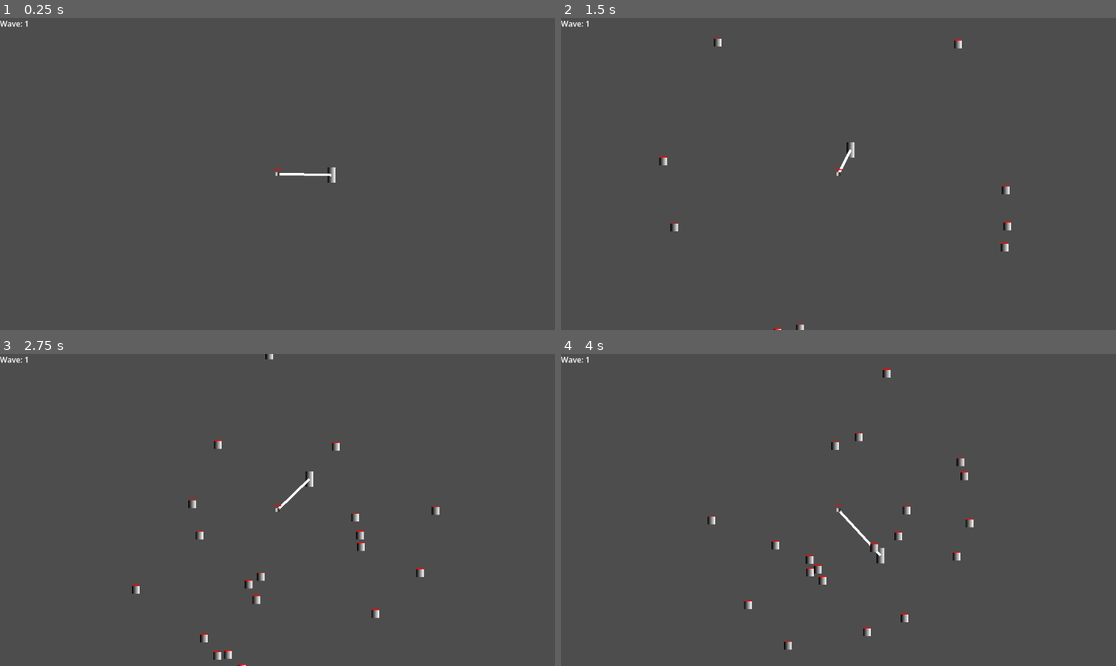
Above: before the commit, frames 1-4 (two rows, left to right).
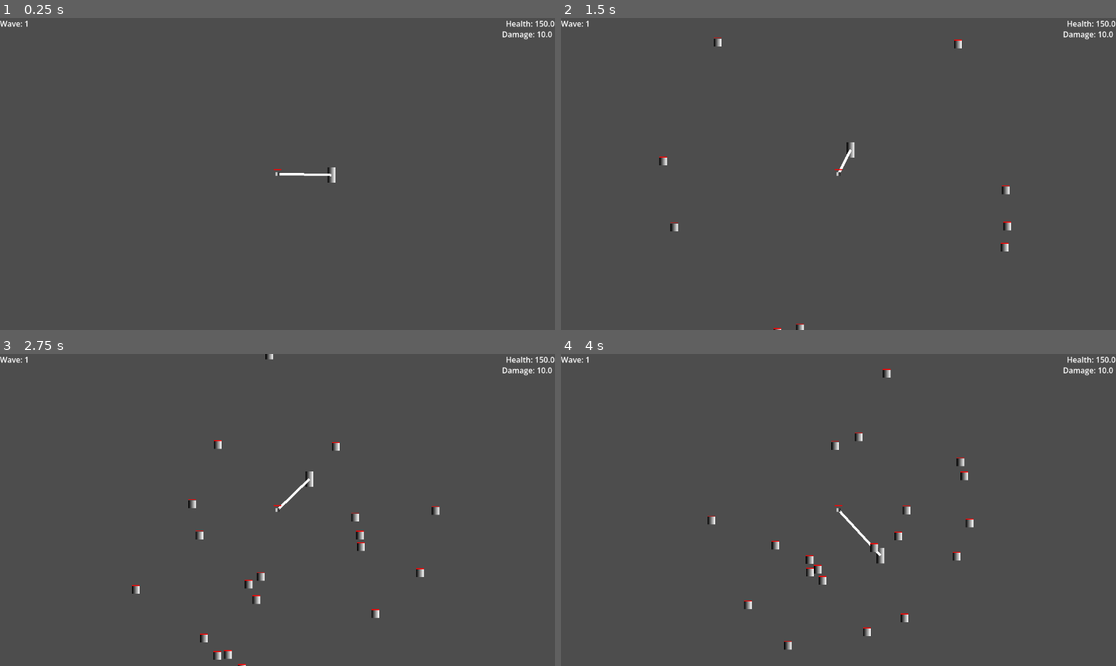
Above: after the commit, the same moments.

Repository: Blulow/majorjam
Game: Godot game, scene res://scenes/game.tscn
The game is run twice, just before and just after one commit, with the same random seed, the same clock (stepped at 60 frames per second) and the same inputs.
Inputs:
- Up to frame 1 (0.25 s): no input
- Up to frame 2 (1.5 s): hold Right (right) from 0.53 s (still down); tap Shift (dash) at 0.6, 1.35 s; tap Up (up) at 0.77 s
- Up to frame 3 (2.75 s): tap Up (up) at 1.52 s; release Right (right) at 2.03 s; hold Left (left) from 2.03 s (still down); tap Shift (dash) at 2.1 s
- Up to frame 4 (4 s): release Left (left) at 2.78 s; hold Right (right) from 2.78 s (still down); tap Shift (dash) at 2.85, 3.6 s; tap Up (up) at 3.02, 3.77 s

The runs differ from the first frame. In frame 1, 0.2% of the frame differs, in the area x 90-100%, y 0-7%; in frame 2, 0.2%; in frame 3, 0.2%; in frame 4, 0.2%, in the area x 50-100%, y 0-49%.

Commit message:
add: build system

Diff:
--- /dev/null
+++ b/assets/resources/builds/attack_increase.tres
@@ -0,0 +1,15 @@
+[gd_resource type="Resource" script_class="Build" format=3 uid="uid://dxr7wacyawqql"]
+
+[ext_resource type="Script" uid="uid://bhpno1aow3pps" path="res://scripts/build/build_effects/build_effect.gd" id="1_q1urd"]
+[ext_resource type="Script" uid="uid://daelugdpvf7sv" path="res://scripts/build/build.gd" id="2_8wxjd"]
+[ext_resource type="Script" uid="uid://w11si1m6ucay" path="res://scripts/build/build_effects/attack_modifier.gd" id="2_uj08s"]
+
+[sub_resource type="Resource" id="Resource_tjw3m"]
+script = ExtResource("2_uj08s")
+modifier = 0.5
+metadata/_custom_type_script = "uid://w11si1m6ucay"
+
+[resource]
+script = ExtResource("2_8wxjd")
+effects = Array[ExtResource("1_q1urd")]([SubResource("Resource_tjw3m")])
+metadata/_custom_type_script = "uid://daelugdpvf7sv"
--- /dev/null
+++ b/assets/resources/builds/health_boost.tres
@@ -0,0 +1,15 @@
+[gd_resource type="Resource" script_class="Build" format=3 uid="uid://m74orx87t04i"]
+
+[ext_resource type="Script" uid="uid://bhpno1aow3pps" path="res://scripts/build/build_effects/build_effect.gd" id="1_6ipfj"]
+[ext_resource type="Script" uid="uid://cwel8nx5xp4lh" path="res://scripts/build/build_effects/health_modifier.gd" id="2_6ipfj"]
+[ext_resource type="Script" uid="uid://daelugdpvf7sv" path="res://scripts/build/build.gd" id="3_du47r"]
+
+[sub_resource type="Resource" id="Resource_grffh"]
+script = ExtResource("2_6ipfj")
+modifier = 0.5
+metadata/_custom_type_script = "uid://cwel8nx5xp4lh"
+
+[resource]
+script = ExtResource("3_du47r")
+effects = Array[ExtResource("1_6ipfj")]([SubResource("Resource_grffh")])
+metadata/_custom_type_script = "uid://daelugdpvf7sv"
--- a/scenes/anchor.tscn
+++ b/scenes/anchor.tscn
@@ -45,3 +45,4 @@
 health = NodePath("../Health")
 
 [connection signal="died" from="Health" to="." method="_on_health_died"]
+[connection signal="hit" from="Health" to="." method="_on_health_hit"]
--- /dev/null
+++ b/scenes/components/build/build_applier.tscn
@@ -0,0 +1,6 @@
+[gd_scene format=3 uid="uid://clofs0ee5j5n6"]
+
+[ext_resource type="Script" uid="uid://cqyphio0fw8j3" path="res://scripts/build/build_applier.gd" id="1_6cwsr"]
+
+[node name="BuildApplier" type="Node2D" unique_id=1250477952]
+script = ExtResource("1_6cwsr")
--- a/scenes/game.tscn
+++ b/scenes/game.tscn
@@ -11,20 +11,44 @@
 [ext_resource type="Script" uid="uid://evrwgbfuh4eb" path="res://scripts/wave_patterns/wave_pattern.gd" id="9_vtaks"]
 [ext_resource type="Resource" uid="uid://bdlckvp1g8po0" path="res://assets/resources/wave_patterns/wave_1.tres" id="10_kvpfn"]
 [ext_resource type="Script" uid="uid://ddx3257dph5nn" path="res://scripts/game_menu.gd" id="11_kvpfn"]
+[ext_resource type="PackedScene" uid="uid://clofs0ee5j5n6" path="res://scenes/components/build/build_applier.tscn" id="12_kvuet"]
 
 [node name="Game" type="Node2D" unique_id=1213886240]
 
 [node name="Camera2D" type="Camera2D" parent="." unique_id=3078971]
 zoom = Vector2(0.5, 0.5)
 
-[node name="CanvasLayer" type="CanvasLayer" parent="." unique_id=1201282571 node_paths=PackedStringArray("wave_manager")]
+[node name="CanvasLayer" type="CanvasLayer" parent="." unique_id=1201282571 node_paths=PackedStringArray("wave_manager", "anchor", "rope", "player")]
 script = ExtResource("11_kvpfn")
 wave_manager = NodePath("../WaveManager")
+anchor = NodePath("../Arena/Anchor")
+rope = NodePath("../Arena/Rope")
+player = NodePath("../Arena/Player")
 
 [node name="WaveLabel" type="Label" parent="CanvasLayer" unique_id=1563016323]
 offset_right = 40.0
 offset_bottom = 23.0
 text = "Wave: 9999"
+
+[node name="HealthLabel" type="Label" parent="CanvasLayer" unique_id=462564084]
+anchors_preset = 1
+anchor_left = 1.0
+anchor_right = 1.0
+offset_left = -40.0
+offset_bottom = 23.0
+grow_horizontal = 0
+text = "Health: 9999"
+
+[node name="DamageLabel" type="Label" parent="CanvasLayer" unique_id=1844383330]
+anchors_preset = 1
+anchor_left = 1.0
+anchor_right = 1.0
+offset_left = -110.0
+offset_top = 22.0
+offset_right = -1.0
+offset_bottom = 45.0
+grow_horizontal = 0
+text = "Damage: 9999"
 
 [node name="Arena" type="Node2D" parent="." unique_id=1321402845]
 
@@ -42,9 +66,10 @@
 body = NodePath("..")
 body_controller = NodePath("../BodyController")
 
-[node name="Rope" parent="Arena" unique_id=1075735704 node_paths=PackedStringArray("obj1", "obj2") instance=ExtResource("4_lbhrr")]
+[node name="Rope" parent="Arena" unique_id=1075735704 node_paths=PackedStringArray("obj1", "obj2", "build_applier") instance=ExtResource("4_lbhrr")]
 obj1 = NodePath("../Player")
 obj2 = NodePath("../Anchor/RopeEnd")
+build_applier = NodePath("../../BuildApplier")
 
 [node name="Anchor" parent="Arena" unique_id=2015515689 instance=ExtResource("3_lnu2h")]
 
@@ -54,7 +79,13 @@
 [node name="EnemySpawner" parent="." unique_id=1446661225 node_paths=PackedStringArray("arena") instance=ExtResource("7_gee14")]
 arena = NodePath("../Arena")
 
-[node name="WaveManager" type="Node2D" parent="." unique_id=973769624 node_paths=PackedStringArray("enemy_spawner")]
+[node name="WaveManager" type="Node2D" parent="." unique_id=973769624 node_paths=PackedStringArray("enemy_spawner", "build_applier")]
 script = ExtResource("8_gee14")
 wave_patterns = Array[ExtResource("9_vtaks")]([ExtResource("10_kvpfn")])
 enemy_spawner = NodePath("../EnemySpawner")
+build_applier = NodePath("../BuildApplier")
+
+[node name="BuildApplier" parent="." unique_id=1250477952 node_paths=PackedStringArray("player", "rope", "anchor") instance=ExtResource("12_kvuet")]
+player = NodePath("../Arena/Player")
+rope = NodePath("../Arena/Rope")
+anchor = NodePath("../Arena/Anchor")
--- a/scenes/rope.tscn
+++ b/scenes/rope.tscn
@@ -31,3 +31,5 @@
 shape = SubResource("RectangleShape2D_5djw0")
 script = ExtResource("6_5djw0")
 rope_line = NodePath("../../RopeLine")
+
+[connection signal="area_entered" from="Hitbox" to="." method="_on_hitbox_area_entered"]
--- a/scripts/anchor.gd
+++ b/scripts/anchor.gd
@@ -1,4 +1,7 @@
 extends StaticBody2D
+class_name Anchor
+
+signal hit
 
 func _on_health_died() -> void:
 	if $RopeEnd:
@@ -6,3 +9,6 @@
 		$RopeEnd.reparent(get_node(".."))
 
 	queue_free()
+
+func _on_health_hit() -> void:
+	hit.emit()
--- /dev/null
+++ b/scripts/build/build.gd
@@ -0,0 +1,4 @@
+extends Resource
+class_name Build
+
+@export var effects: Array[BuildEffect]
--- /dev/null
+++ b/scripts/build/build_applier.gd
@@ -0,0 +1,24 @@
+extends Node2D
+class_name BuildApplier
+
+@export var build: Build
+@export var player: CharacterBody2D
+@export var rope: Rope
+@export var anchor: Anchor
+
+func apply_build(_build: Build):
+	build = _build
+	for effect: BuildEffect in build.effects:
+		var context: CombatContext = CombatContext.new()
+		context.player = player
+		context.rope = rope
+		context.anchor = anchor
+		effect.on_added(context)
+
+func on_hit(context: CombatContext):
+	for effect: BuildEffect in build.effects:
+		effect.on_hit(context)
+
+func on_tick(context: CombatContext):
+	for effect: BuildEffect in build.effects:
+		effect.on_tick(context)
--- /dev/null
+++ b/scripts/build/build_effects/attack_modifier.gd
@@ -0,0 +1,8 @@
+extends BuildEffect
+class_name AttackModifier
+
+@export var modifier: float = 0.1
+
+func on_added(context: CombatContext):
+	var hitbox: Hitbox = context.rope.get_node("Hitbox")
+	hitbox.damage_amount *= modifier + 1
--- /dev/null
+++ b/scripts/build/build_effects/build_effect.gd
@@ -0,0 +1,6 @@
+extends Resource
+class_name BuildEffect
+
+func on_added(context: CombatContext): pass
+func on_hit(context: CombatContext): pass
+func on_tick(context: CombatContext): pass
--- /dev/null
+++ b/scripts/build/build_effects/health_modifier.gd
@@ -0,0 +1,8 @@
+extends BuildEffect
+class_name HealthModifier
+
+@export var modifier: float = 0.1
+
+func on_added(context: CombatContext):
+	var health: Health = context.anchor.get_node("Health")
+	health.health *= modifier + 1
--- /dev/null
+++ b/scripts/combat_context.gd
@@ -0,0 +1,8 @@
+extends Resource
+class_name CombatContext
+
+var player
+var rope
+var anchor
+var enemy
+var delta
--- a/scripts/game_menu.gd
+++ b/scripts/game_menu.gd
@@ -1,11 +1,18 @@
 extends CanvasLayer
 
 @export var wave_manager: WaveManager
+@export var anchor: Anchor
+@export var rope: Rope
+@export var player: CharacterBody2D
 
 @onready var wave_label: Label = $WaveLabel
+@onready var health_label: Label = $HealthLabel
+@onready var damage_label: Label = $DamageLabel
 
 func _ready() -> void:
 	wave_manager.wave_start.connect(_on_wave_start)
 
 func _on_wave_start(wave_n: int):
 	wave_label.text = "Wave: " + str(wave_n)
+	health_label.text = "Health: " + str(anchor.get_node("Health").health)
+	damage_label.text = "Damage: " + str(rope.get_node("Hitbox").damage_amount)
--- a/scripts/rope/rope.gd
+++ b/scripts/rope/rope.gd
@@ -4,3 +4,17 @@
 @export var obj1: Node2D
 @export var obj2: Node2D
 var max_length: float = 20.0
+
+@export var build_applier: BuildApplier
+
+func _on_hitbox_area_entered(area: Area2D) -> void:
+	if not area.get_parent() is Enemy: return
+
+	var context: CombatContext = CombatContext.new()
+	context.enemy = area.get_parent()
+	build_applier.on_hit(context)
+
+func _process(delta: float) -> void:
+	var context: CombatContext = CombatContext.new()
+	context.delta = delta
+	build_applier.on_tick(context)
--- a/scripts/wave_manager.gd
+++ b/scripts/wave_manager.gd
@@ -3,6 +3,7 @@
 
 @export var wave_patterns: Array[WavePattern]
 @export var enemy_spawner: EnemySpawner
+@export var build_applier: BuildApplier
 
 signal wave_start(wave_n)
 
@@ -35,4 +36,6 @@
 	enemy_spawner.stat_modifier = wave_pattern.stat_modifier
 	enemy_spawner.active = active
 
+	build_applier.apply_build(preload("res://assets/resources/builds/health_boost.tres"))
+
 	wave_start.emit(wave_n)
Not shown, added: scripts/build/build.gd.uid
Not shown, added: scripts/build/build_applier.gd.uid
Not shown, added: scripts/build/build_effects/attack_modifier.gd.uid
Not shown, added: scripts/build/build_effects/build_effect.gd.uid
Not shown, added: scripts/build/build_effects/health_modifier.gd.uid
Not shown, added: scripts/combat_context.gd.uid
